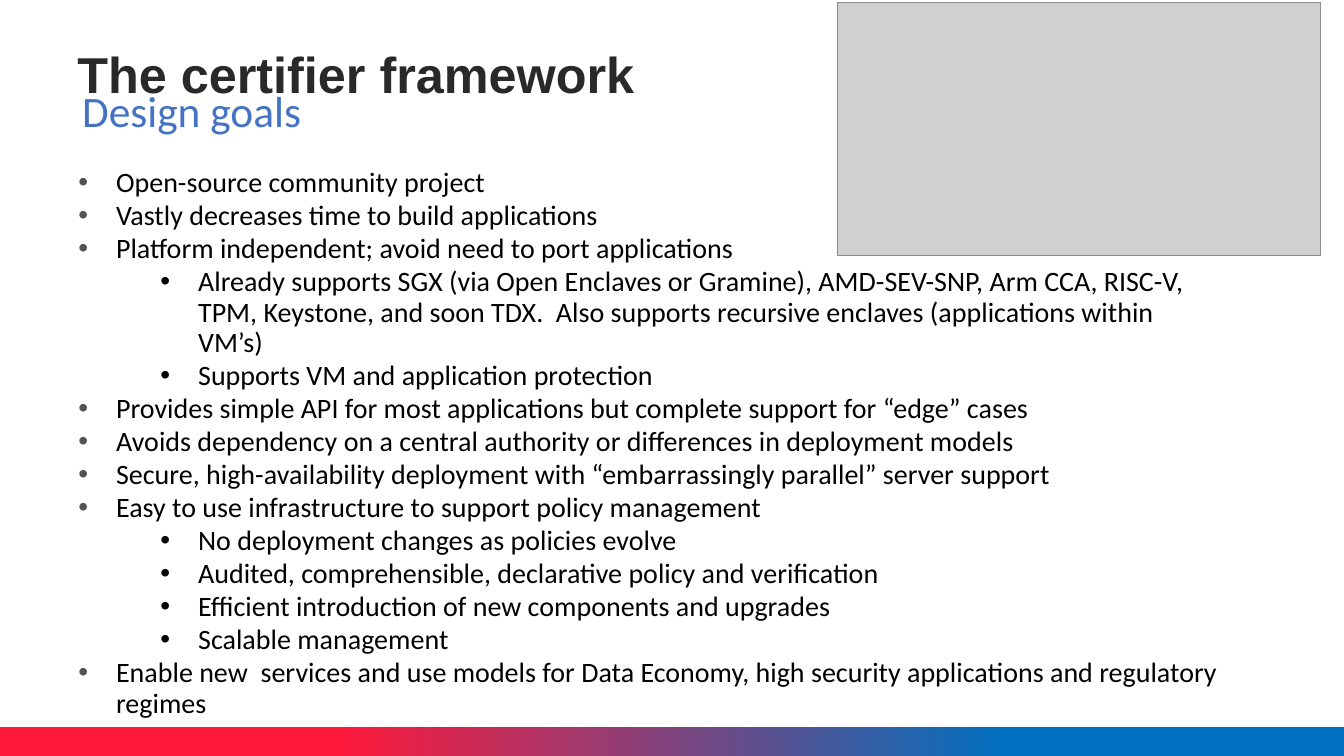
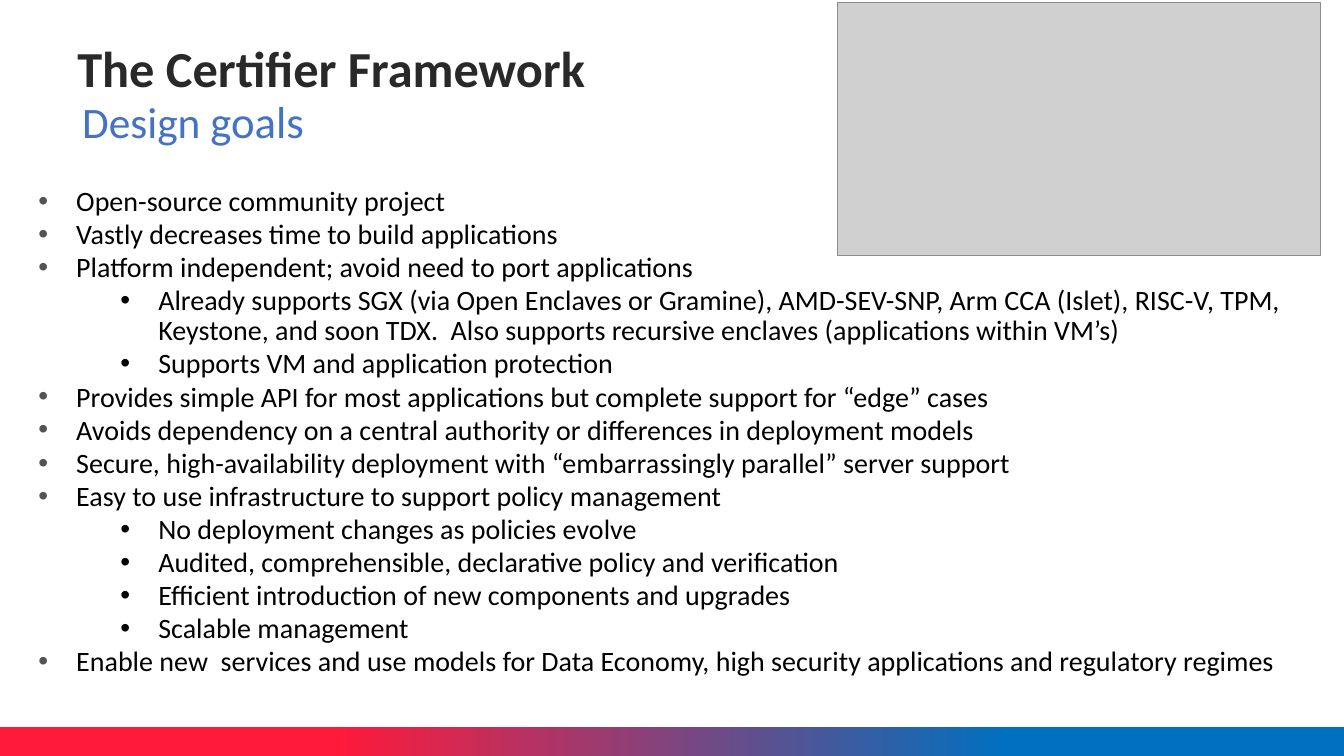
Before and after one commit to ccc-certifier-framework/certifier-framework-for-confidential-computing, a slide deck: slide 3 of Doc/CCC-Proposal-status-2026.pptx (slide 2 before the commit). Drawn at 1344x756 pixels with LibreOffice and Linux fonts; fonts in the diff are those of the drawing; grey boxes stand for pictures; background and template pictures are left out. Boxes give left, top, right and bottom in pixels: in the first picture for what was removed or moved away, otherwise in the second. Text is boxed around its words. In the diff, an @@ line names an element or a change of style, - is before the commit and + after.

Commit message:
presentation

```diff
--- a/Doc/CCC-Proposal-status-2026.pptx
+++ b/Doc/CCC-Proposal-status-2026.pptx
@@ text at (77,51,585,88): text changed; font Arial to Calibri @@
-The certifier framework
+The Certifier Framework
@@ text "Design goals": place and size @@
-text "Design goals" at (82,91,301,135)
+text "Design goals" at (82,107,304,146)
@@ text "Design goals" at (82,107,304,146): size 31 to 32 pt in "goals" @@
@@ text "Open-source community project": place and size @@
-text "Open-source community project" at (116,172,1216,718)
+text "Open-source community project" at (76,191,1279,676)
@@ text at (158,289,1279,345): text changed @@
-    • Already supports SGX (via Open Enclaves or Gramine), AMD-SEV-SNP, Arm CCA, RISC-V, TPM, Keystone, and soon TDX. Also supports recursive enclaves (applications within VM’s)
+    • Already supports SGX (via Open Enclaves or Gramine), AMD-SEV-SNP, Arm CCA (Islet), RISC-V, TPM, Keystone, and soon TDX. Also supports recursive enclaves (applications within VM’s)
```
Also in this commit, not shown: 7 other slides changed, 1 slide added, 1 other file.
